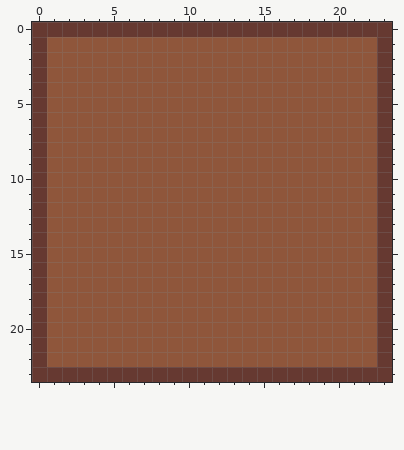
Pixel-art file, stored at games/snake/assets/border.aseprite. This is how it looked before the edit.
24x24 pixels, 1 frame.
The result:
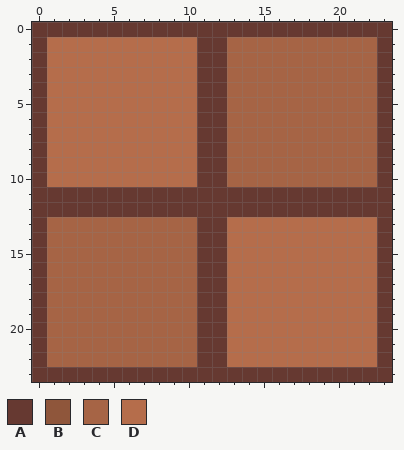
Palette (. is transparent): A #663931  B #8f563b  C #a66445  D #b56d4b
Changes in this commit:
Changed rows in their new state; - is an unchanged pixel.
first column x 1:
 1 DDDDDDDDDDAACCCCCCCCCC
 2 DDDDDDDDDDAACCCCCCCCCC
 3 DDDDDDDDDDAACCCCCCCCCC
 4 DDDDDDDDDDAACCCCCCCCCC
 5 DDDDDDDDDDAACCCCCCCCCC
 6 DDDDDDDDDDAACCCCCCCCCC
 7 DDDDDDDDDDAACCCCCCCCCC
 8 DDDDDDDDDDAACCCCCCCCCC
 9 DDDDDDDDDDAACCCCCCCCCC
10 DDDDDDDDDDAACCCCCCCCCC
11 AAAAAAAAAAAAAAAAAAAAAA
12 AAAAAAAAAAAAAAAAAAAAAA
13 CCCCCCCCCCAADDDDDDDDDD
14 CCCCCCCCCCAADDDDDDDDDD
15 CCCCCCCCCCAADDDDDDDDDD
16 CCCCCCCCCCAADDDDDDDDDD
17 CCCCCCCCCCAADDDDDDDDDD
18 CCCCCCCCCCAADDDDDDDDDD
19 CCCCCCCCCCAADDDDDDDDDD
20 CCCCCCCCCCAADDDDDDDDDD
21 CCCCCCCCCCAADDDDDDDDDD
22 CCCCCCCCCCAADDDDDDDDDD
Changed places in both pictures, as pixel boxes (x1, y1, x2, y2):
changed: (47, 37, 377, 367)
